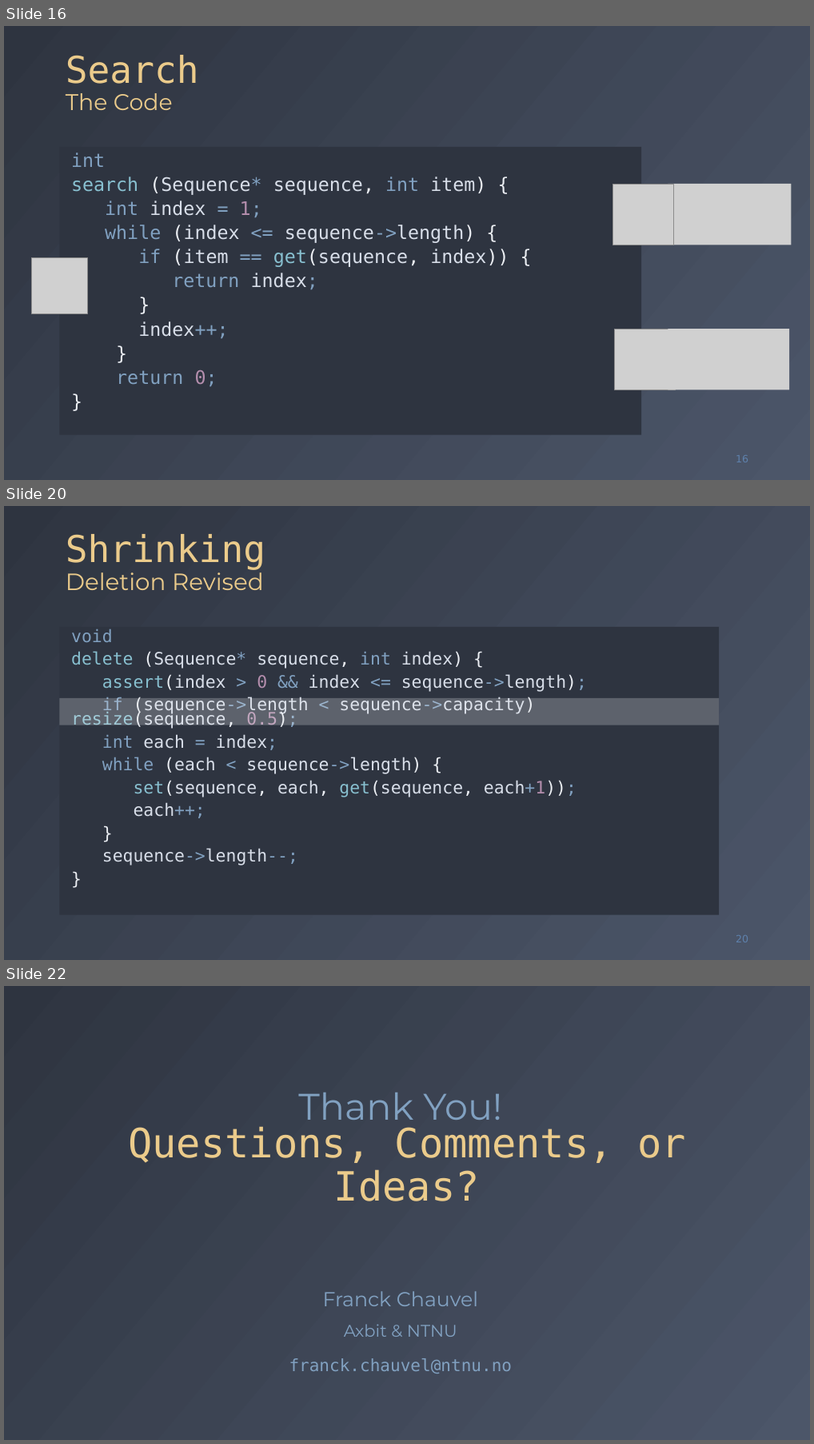
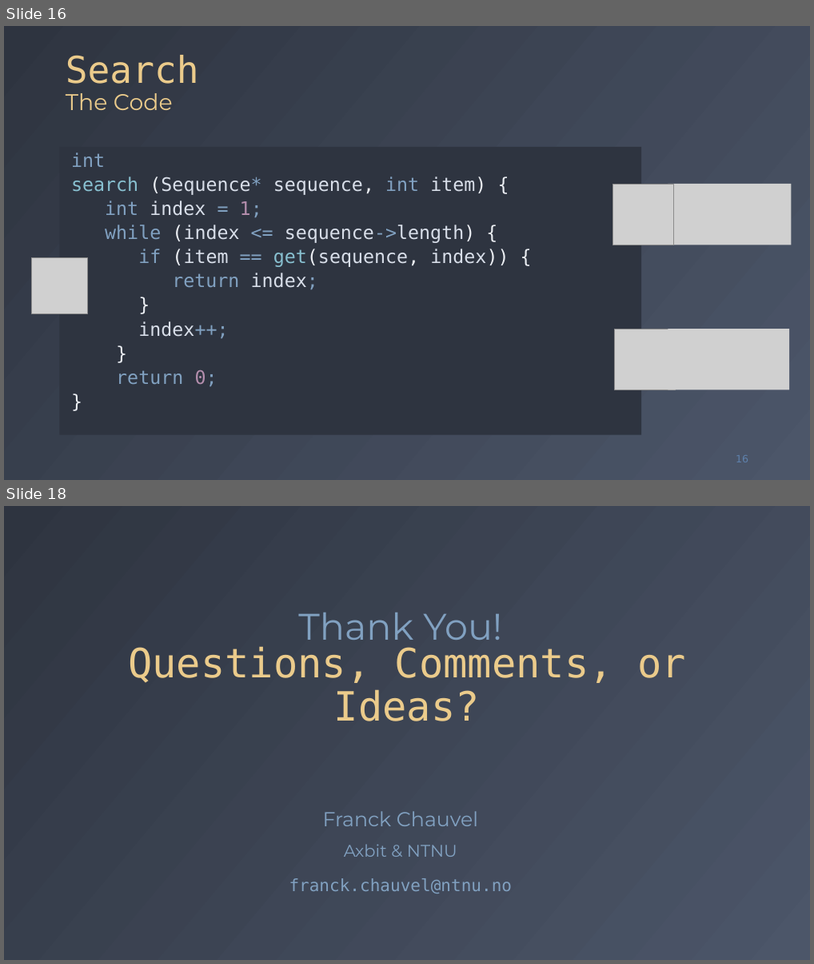
Before and after one commit to fchauvel/ntnu-idata2302-website, a slide deck: source/sequences/_static/arrays/arrays.pptx. Shown one above the other, each under a label of ours: slides 16, 20 and 22 before the commit, slides 16 and 18 after it; the slides between them are not shown. The pictures are 814x1444 and 814x964 pixels, drawn with LibreOffice and Linux fonts; fonts in the diff are those of the drawing; grey boxes stand for pictures. Boxes give left, top, right and bottom in pixels: in the first picture for what was removed or moved away, otherwise in the second. Text is boxed around its words. In the diff, an @@ line names an element or a change of style, - is before the commit and + after.

```diff
--- a/source/sequences/_static/arrays/arrays.pptx
+++ b/source/sequences/_static/arrays/arrays.pptx
@@ slide 20 removed at box(4, 506, 810, 960), background gradient #2E3440 to #4C5669 @@
@@ title removed at box(66, 534, 266, 590) @@
-Shrinking
-Deletion Revised
@@ text removed at box(60, 627, 720, 915) @@
-void
-delete (Sequence* sequence, int index) {
-assert(index > 0 && index <= sequence->length);
-if (sequence->length < sequence->capacity) resize(sequence, 0.5);
-int each = index;
-while (each < sequence->length) {
-set(sequence, each, get(sequence, each+1));
-each++;
-}
-sequence->length--;
-}
@@ rectangle removed at box(60, 698, 720, 725) @@
@@ page number removed at box(736, 935, 749, 942) @@
-20
@@ what was slide 22 is now slide 18 @@
```
Also in this commit, not shown: 2 slides changed, 5 other slides removed, 1 other file.
